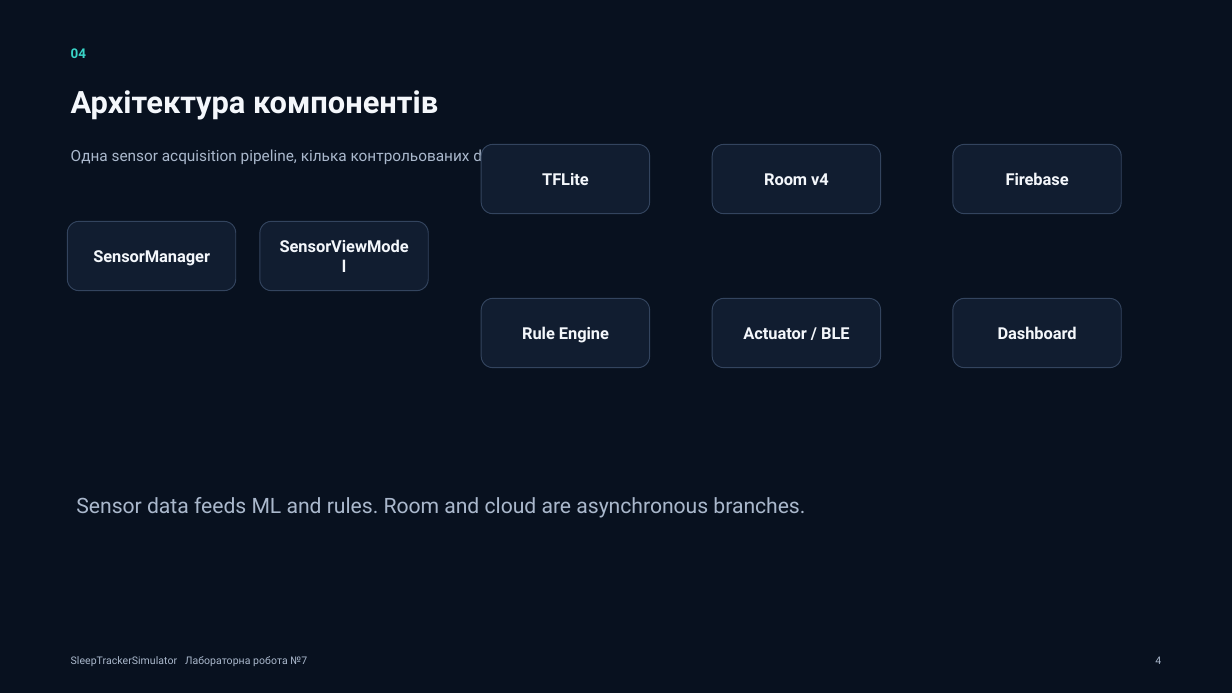
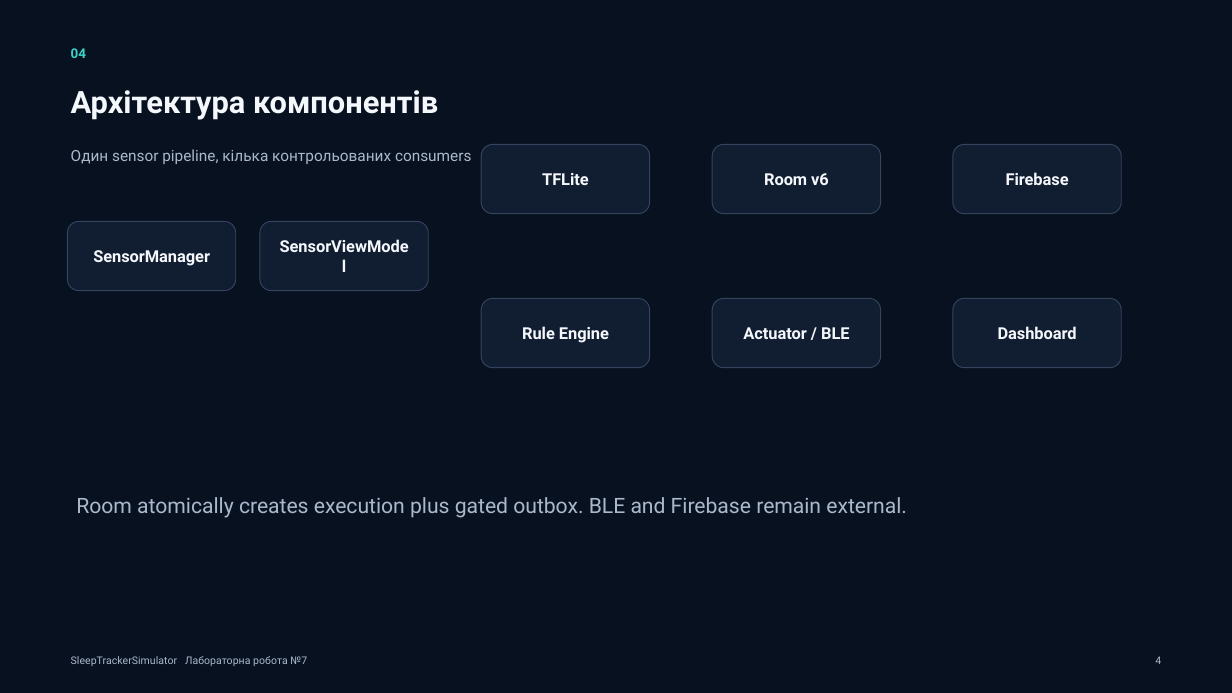
Before and after one commit to Eclipse-XS/SleepTrackerSimulator, a slide deck: slide 4 of deliverables/ЛР-7_Презентація_SleepTrackerSimulator.pptx. Drawn at 1232x693 pixels with LibreOffice and Linux fonts; fonts in the diff are those of the drawing. Boxes give left, top, right and bottom in pixels: in the first picture for what was removed or moved away, otherwise in the second. Text is boxed around its words. In the diff, an @@ line names an element or a change of style, - is before the commit and + after.

```diff
--- a/deliverables/ЛР-7_Презентація_SleepTrackerSimulator.pptx
+++ b/deliverables/ЛР-7_Презентація_SleepTrackerSimulator.pptx
@@ text at <box>71,149,472,164</box>: text changed @@
-Одна sensor acquisition pipeline, кілька контрольованих downstream consumers
+Один sensor pipeline, кілька контрольованих consumers
@@ text at <box>764,173,829,185</box>: text changed @@
-Room v4
+Room v6
@@ text at <box>76,497,907,518</box>: text changed @@
-Sensor data feeds ML and rules. Room and cloud are asynchronous branches.
+Room atomically creates execution plus gated outbox. BLE and Firebase remain external.
```
Also in this commit, not shown: 6 other slides changed, 36 other files.
